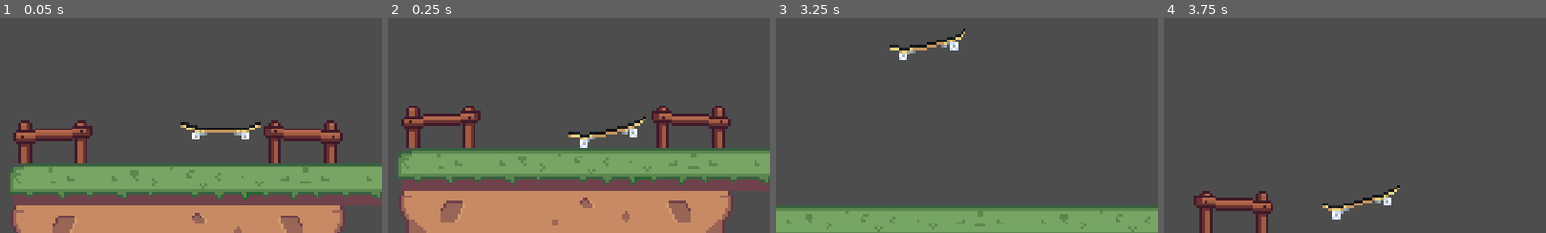
Above: before the commit, frames 1-4 (left to right).
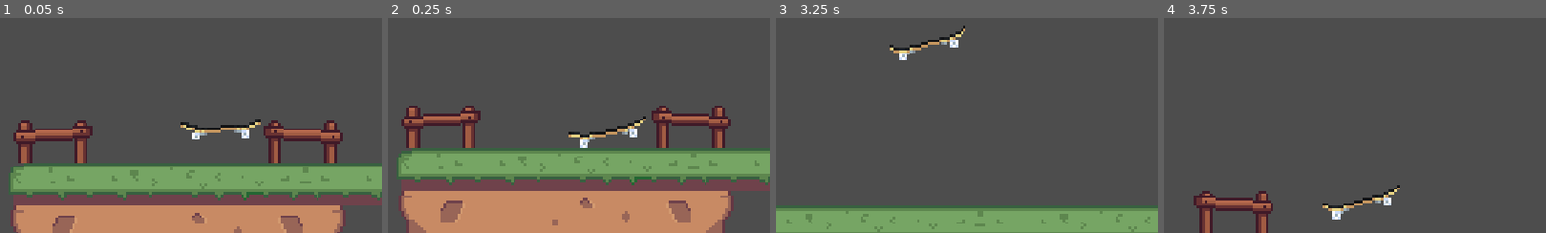
Above: after the commit, the same moments.

Repository: RafaeloxMC/giftbox
Game: Godot game, scene res://scenes/skateboard_game.tscn
The game is run twice, just before and just after one commit, with the same random seed, the same clock (stepped at 60 frames per second) and the same inputs. This scene is started directly instead of the project's main scene.
Inputs (mouse positions are % of the whole screen's width and height, from its top left):
- Up to frame 1 (0.05 s): no input
- Up to frame 2 (0.25 s): no input
- Up to frame 3 (3.25 s): tap Enter (ui_accept) at 0.5, 0.77, 1.52, 3.02 s; move the mouse to (72, 45) at 0.52 s; hold Right (ui_right) 0.53-2.03 s; click (72, 45) at 0.6 s; move the mouse to (30, 55) at 1.27 s; tap Alt at 1.35 s; move the mouse to (60, 28) at 2.02 s; hold Left (ui_left) 2.03-2.78 s; tap Shift at 2.1 s; move the mouse to (45, 70) at 2.77 s; hold Right (ui_right) from 2.78 s (still down); click (45, 70) at 2.85 s
- Up to frame 4 (3.75 s): keep holding Right (ui_right); move the mouse to (80, 65) at 3.52 s; tap Alt at 3.6 s
The pictures show only the part of the screen within x 21-71%, y 38-88%; the shares and areas given below are measured in that part.

The runs differ from the first frame. In frame 1, 0.5% of the frame differs, in the area x 57-69%, y 47-57%; in frame 2, nothing differs; in frame 3, 0.6%, in the area x 30-50%, y 3-17%; in frame 4, nothing differs.

Commit message:
Improve animation behaviour

Diff:
--- a/scenes/skateboard.tscn
+++ b/scenes/skateboard.tscn
@@ -6,10 +6,6 @@
 [sub_resource type="AtlasTexture" id="AtlasTexture_ma3gn"]
 atlas = ExtResource("1_78l3f")
 region = Rect2(16, 16, 32, 16)
-
-[sub_resource type="AtlasTexture" id="AtlasTexture_xjse7"]
-atlas = ExtResource("1_78l3f")
-region = Rect2(16, 144, 32, 16)
 
 [sub_resource type="AtlasTexture" id="AtlasTexture_x81ey"]
 atlas = ExtResource("1_78l3f")
@@ -35,9 +31,6 @@
 }, {
 "frames": [{
 "duration": 1.0,
-"texture": SubResource("AtlasTexture_xjse7")
-}, {
-"duration": 1.0,
 "texture": SubResource("AtlasTexture_x81ey")
 }, {
 "duration": 1.0,
@@ -59,7 +52,7 @@
 
 [node name="AnimatedSprite2D" type="AnimatedSprite2D" parent="."]
 sprite_frames = SubResource("SpriteFrames_xjse7")
-animation = &"idle"
+animation = &"jump"
 
 [node name="CollisionShape2D" type="CollisionShape2D" parent="."]
 position = Vector2(0, 4.5)
--- a/scripts/skateboard.gd
+++ b/scripts/skateboard.gd
@@ -12,6 +12,9 @@
 
 var gravity: float = ProjectSettings.get_setting("physics/2d/default_gravity")
 var is_in_air: bool = false
+
+func _ready() -> void:
+	animated_sprite_2d.animation_finished.connect(anim_finished)
 
 func _physics_process(delta: float) -> void:
 	var on_floor: bool = is_on_floor()
@@ -44,3 +47,7 @@
 	is_in_air = !on_floor
 
 	move_and_slide()
+
+func anim_finished() -> void:
+	if animated_sprite_2d.animation == "jump" && self.is_on_floor():
+		animated_sprite_2d.play("idle")
Not shown: 1 places in scenes/skateboard.tscn that only renumber resources
